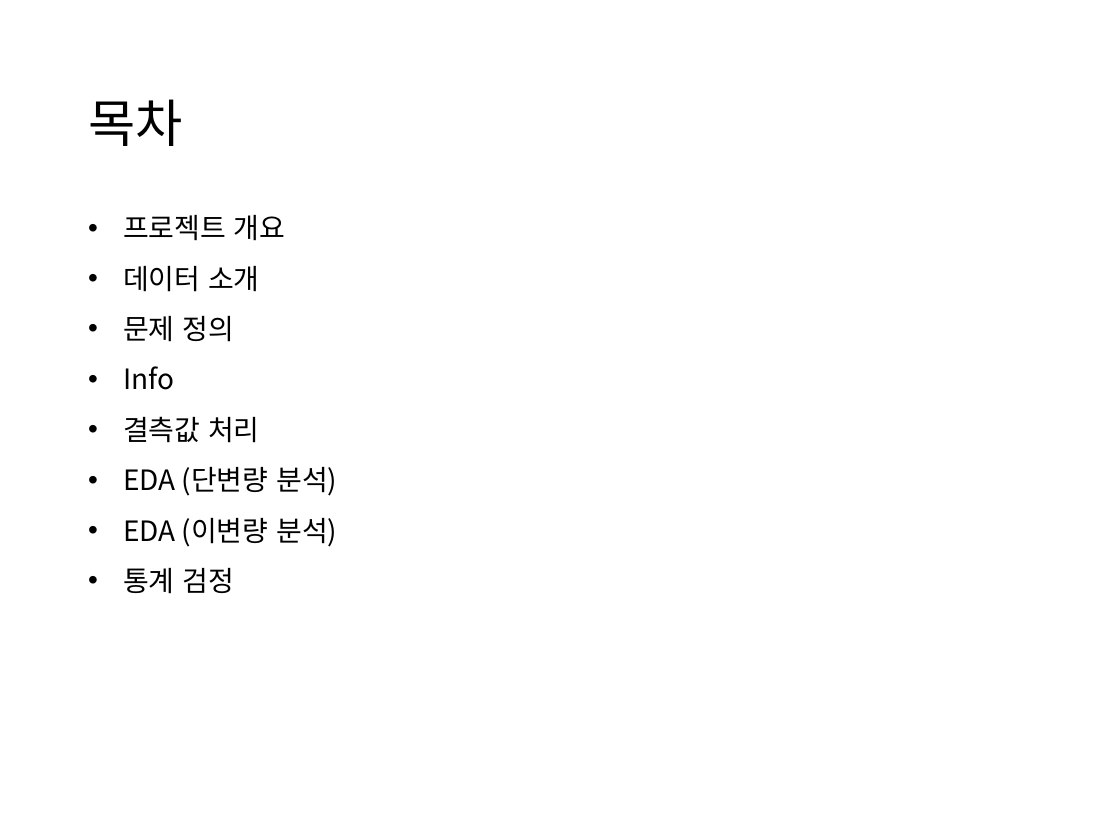
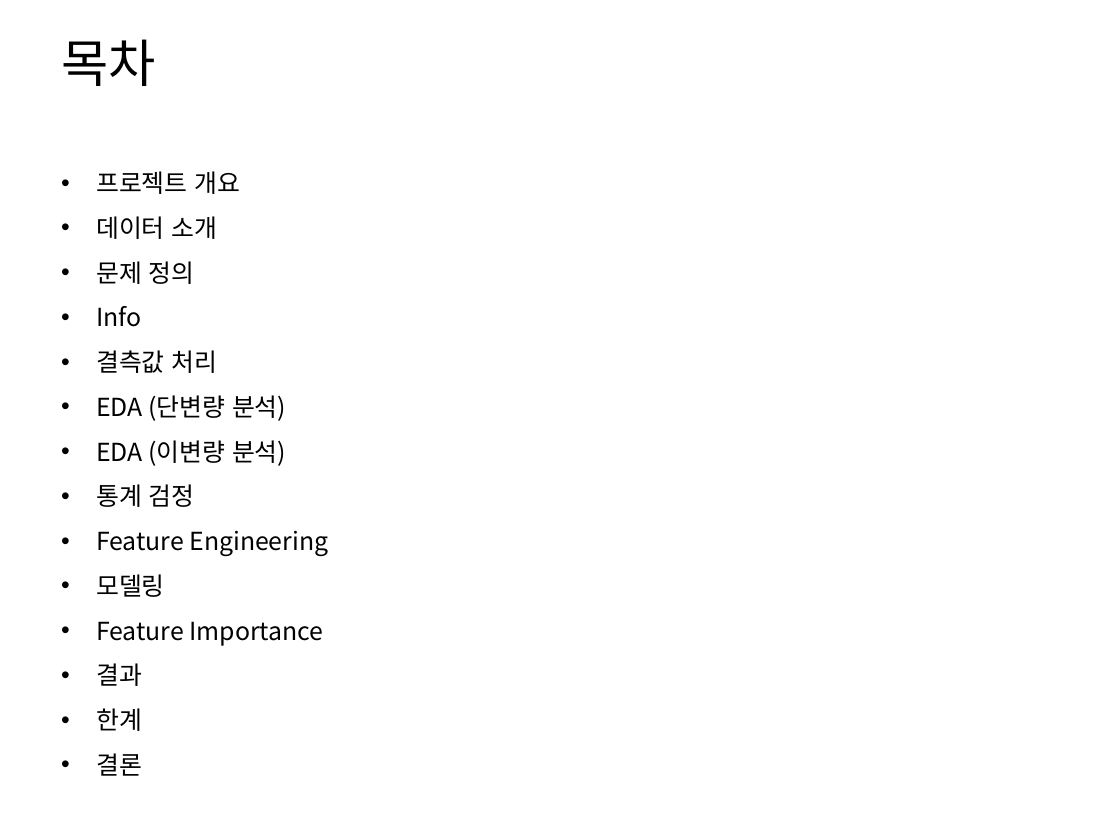
Before and after one commit to kimhm97/titanic-project, a slide deck: slide 2 of reports/titanic_presentation.pptx. Drawn at 1120x840 pixels with LibreOffice and Linux fonts; fonts in the diff are those of the drawing. Boxes give left, top, right and bottom in pixels: in the first picture for what was removed or moved away, otherwise in the second. Text is boxed around its words. In the diff, an @@ line names an element or a change of style, - is before the commit and + after.

```diff
--- a/reports/titanic_presentation.pptx
+++ b/reports/titanic_presentation.pptx
@@ title "목차": place and size @@
-title "목차" at (88, 99, 182, 146)
+title "목차" at (61, 39, 155, 86)
@@ text "프로젝트 개요": place and size @@
-text "프로젝트 개요" at (123, 215, 337, 594)
+text "프로젝트 개요" at (96, 171, 329, 776)
@@ text at (96, 171, 286, 507): size 18 to 16 pt in "프로젝트 개요", "데이터 소개", "문제 정의", "Info" and 4 more places @@
@@ text at (96, 530, 329, 776): paragraphs added @@
+• Feature Engineering
+• 모델링
+• Feature Importance
+• 결과
+• 한계
+• 결론
```
Also in this commit, not shown: 2 other files.
